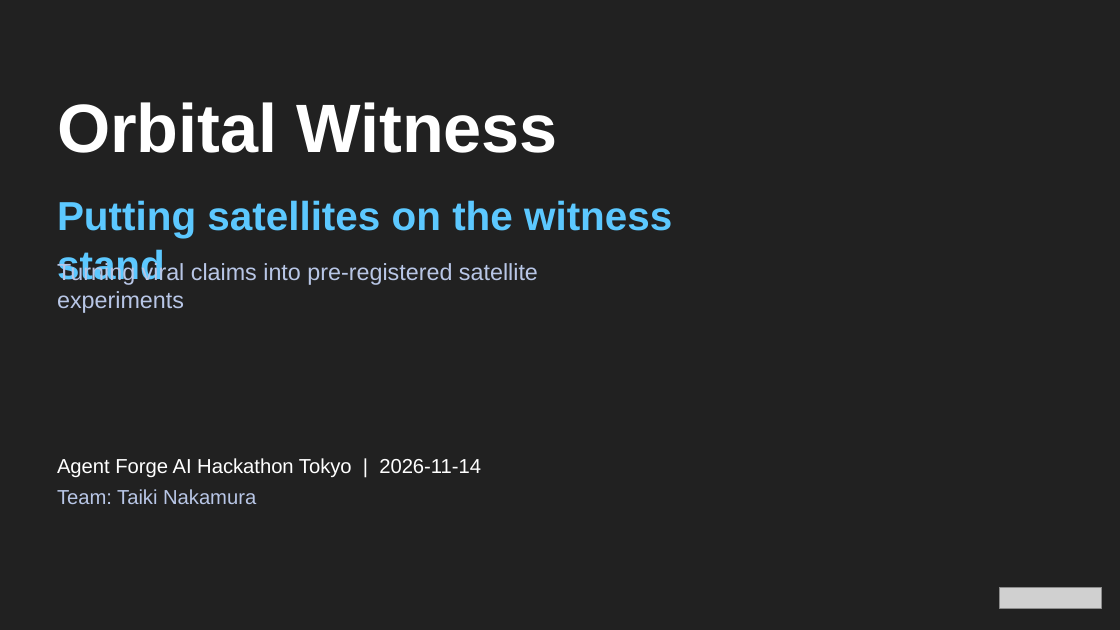
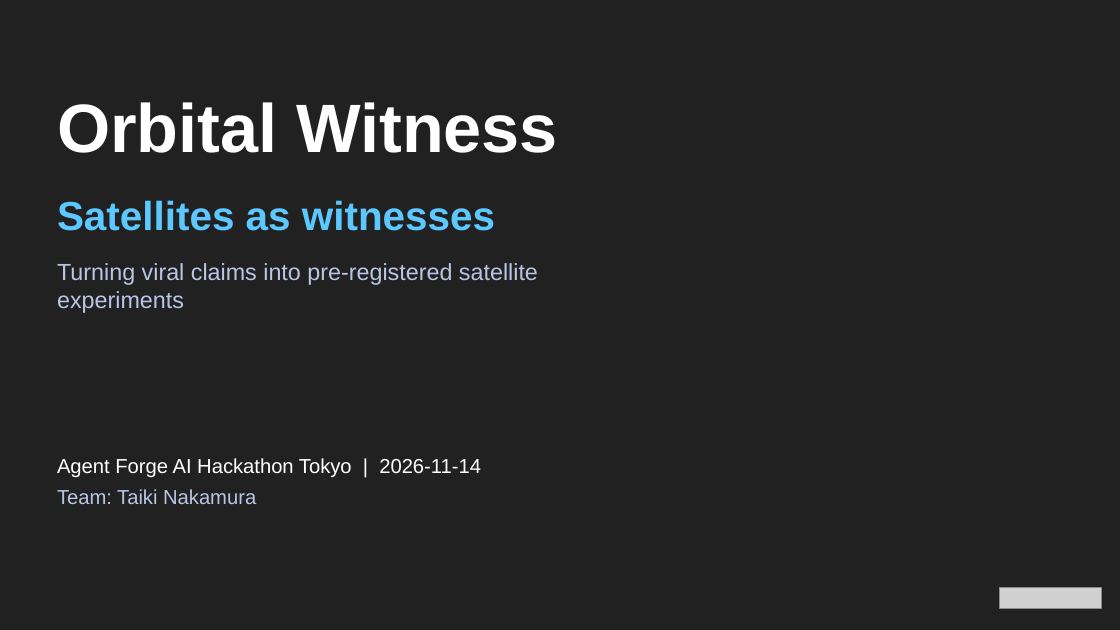
Before and after one commit to 0xtkey256/Orbital-Witness, a slide deck: slide 1 of deck/OrbitalWitness_EN.pptx. Drawn at 1120x630 pixels with LibreOffice and Linux fonts; fonts in the diff are those of the drawing; grey boxes stand for pictures; background and template pictures are left out. Boxes give left, top, right and bottom in pixels: in the first picture for what was removed or moved away, otherwise in the second. Text is boxed around its words. In the diff, an @@ line names an element or a change of style, - is before the commit and + after.

Commit message:
English deck: fix overlapping title lines on slides 1 and 8

```diff
--- a/deck/OrbitalWitness_EN.pptx
+++ b/deck/OrbitalWitness_EN.pptx
@@ text at [57,200,495,231]: text changed @@
-Putting satellites on the witness stand
+Satellites as witnesses
```
Also in this commit, not shown: 1 other slide changed, 1 other file.
